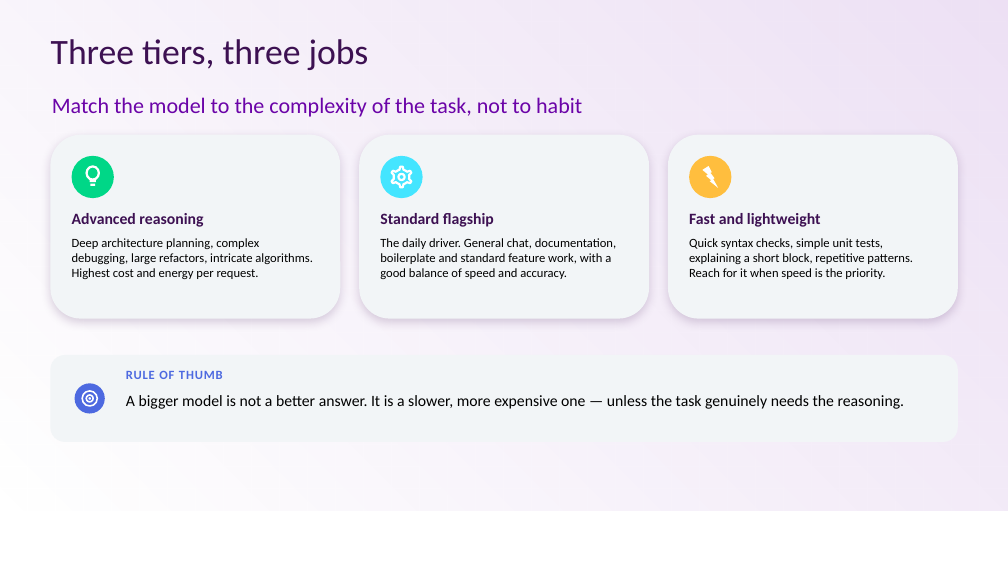
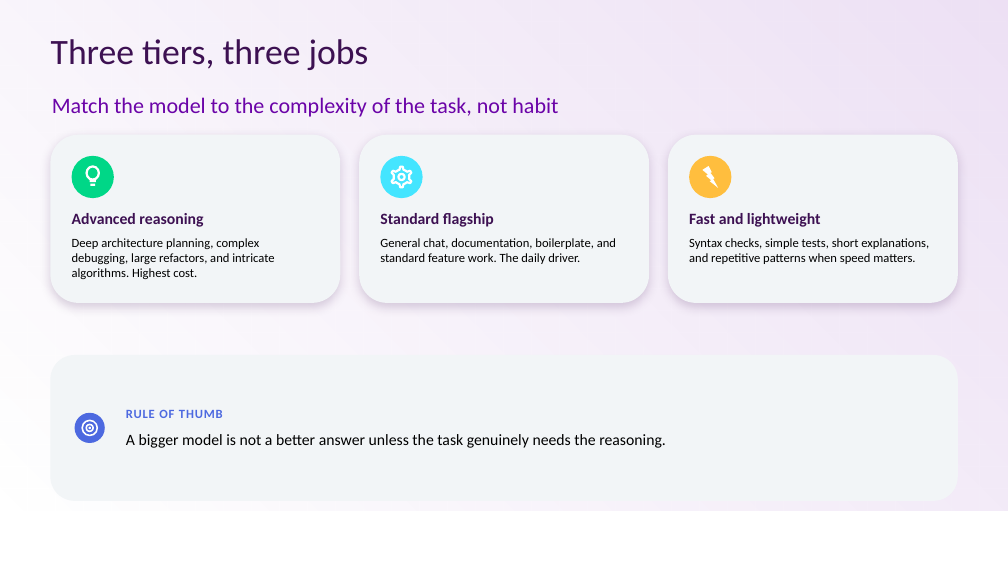
Before and after one commit to yuvaraj-nagarajan-aveva/hve-workshop-modelselection, a slide deck: slide 3 of Model-Selection-Guidance.pptx (slide 1 before the commit). Drawn at 1008x567 pixels with LibreOffice and Linux fonts; fonts in the diff are those of the drawing; background and template pictures are left out. Boxes give left, top, right and bottom in pixels: in the first picture for what was removed or moved away, otherwise in the second. Text is boxed around its words. In the diff, an @@ line names an element or a change of style, - is before the commit and + after.

```diff
--- a/Model-Selection-Guidance.pptx
+++ b/Model-Selection-Guidance.pptx
@@ text at (52,97,558,117): text changed @@
-Match the model to the complexity of the task, not to habit
+Match the model to the complexity of the task, not habit
@@ rounded rectangle: place and size @@
-rounded rectangle at (51,135,340,318)
+rounded rectangle at (51,135,340,303)
@@ rounded rectangle: place and size @@
-rounded rectangle at (359,135,649,318)
+rounded rectangle at (359,135,649,303)
@@ rounded rectangle: place and size @@
-rounded rectangle at (668,135,958,318)
+rounded rectangle at (668,135,958,303)
@@ text at (72,238,274,279): text changed @@
-Deep architecture planning, complex debugging, large refactors, intricate algorithms. Highest cost and energy per request.
+Deep architecture planning, complex debugging, large refactors, and intricate algorithms. Highest cost.
@@ text at (380,238,616,264): text changed @@
-The daily driver. General chat, documentation, boilerplate and standard feature work, with a good balance of speed and accuracy.
+General chat, documentation, boilerplate, and standard feature work. The daily driver.
@@ text at (689,238,929,264): text changed @@
-Quick syntax checks, simple unit tests, explaining a short block, repetitive patterns. Reach for it when speed is the priority.
+Syntax checks, simple tests, short explanations, and repetitive patterns when speed matters.
@@ rounded rectangle: place and size @@
-rounded rectangle at (51,355,958,442)
+rounded rectangle at (51,355,958,501)
@@ text "RULE OF THUMB": place and size @@
-text "RULE OF THUMB" at (126,371,223,379)
+text "RULE OF THUMB" at (126,410,223,418)
@@ 4 ellipses: place and size @@
-4 ellipses at (75,383,105,414)
+4 ellipses at (75,413,105,443)
@@ text at (126,434,666,448): text changed @@
-A bigger model is not a better answer. It is a slower, more expensive one — unless the task genuinely needs the reasoning.
+A bigger model is not a better answer unless the task genuinely needs the reasoning.
```
Also in this commit, not shown: 1 other slide changed, 5 slides added, 1 slide removed, 11 other files.
